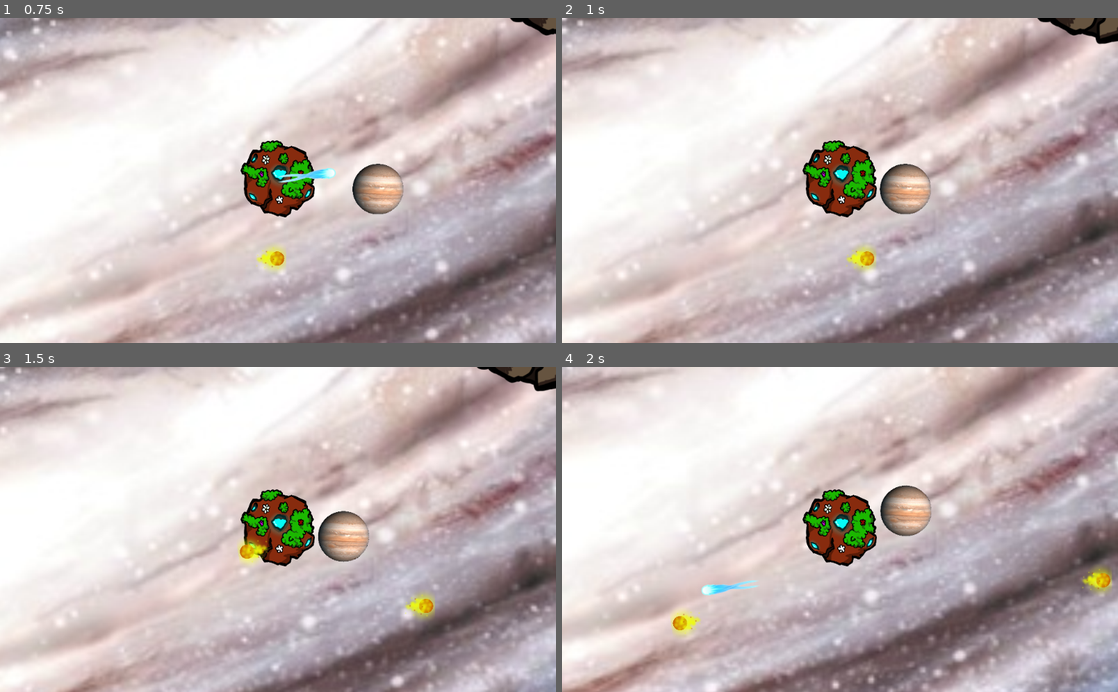
Above: before the commit, frames 1-4 (two rows, left to right).
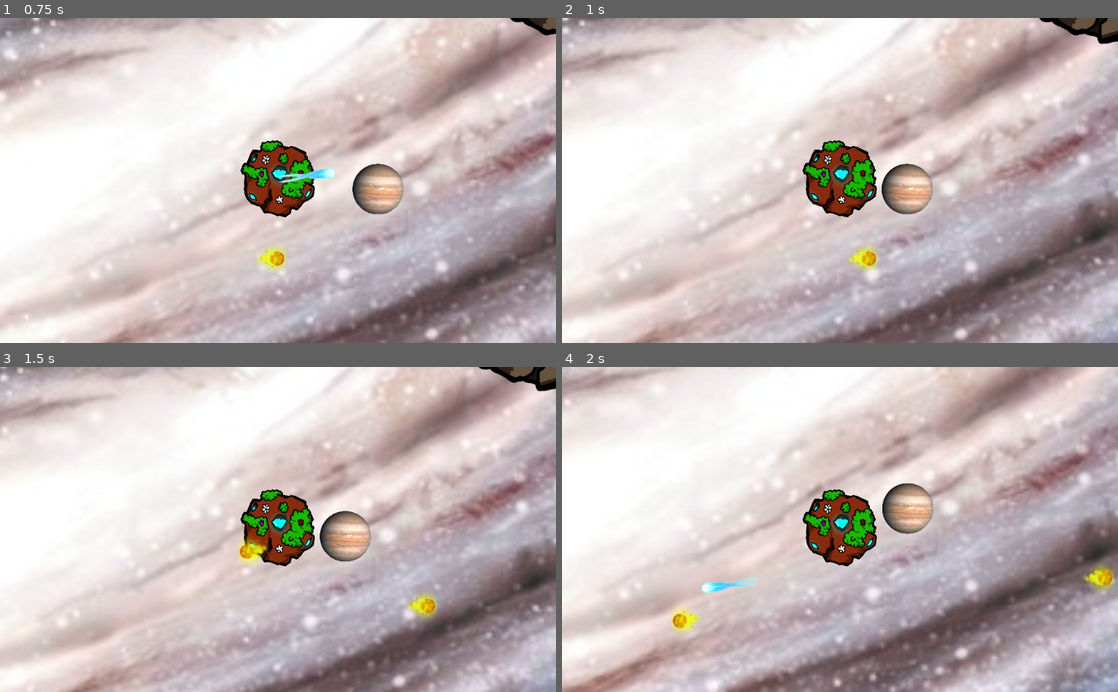
Above: after the commit, the same moments.

Repository: EddieBreeg/bubbles
Game: Godot game, scene res://src/main_scene.tscn
Same seed, same stepped clock (60 frames per second), same inputs: the game is played once before the commit and once after it.
Inputs (mouse positions are in pixels of both pictures, inside the frame that each line leads up to):
- Up to frame 1 (0.75 s): move the mouse to (400, 164) at 0.52 s; hold Right (ui_right) from 0.53 s (still down); right-click (400, 164) at 0.6 s
- Up to frame 2 (1 s): keep holding Right (ui_right); click (962, 164) at 0.8 s
- Up to frame 3 (1.5 s): move the mouse to (166, 545) at 1.27 s; release Right (ui_right) at 1.28 s; hold Down (ui_down) from 1.28 s (still down); click (166, 545) at 1.35 s
- Up to frame 4 (2 s): keep holding Down (ui_down); right-click (728, 545) at 1.55 s

Frame 1 is identical in both runs. In frame 2, 0.6% of the frame differs, in the area x 0-100%, y 0-99%; in frame 3, 0.6%; in frame 4, 2.4%, in the area x 0-100%, y 0-100%.

Commit message:
cleaned up code (a little bit)

Diff:
--- a/asteroid-proto/src/actors/Actor.gd
+++ b/asteroid-proto/src/actors/Actor.gd
@@ -21,9 +21,6 @@
 	if not hp:
 		emit_signal('die')
 
-# Called every frame. 'delta' is the elapsed time since the previous frame.
-func _process(delta):
-	pass
 
 func _physics_process(delta: float) -> void:
-	var collision = move_and_collide(velocity * delta)
+	move_and_collide(velocity * delta)
--- a/asteroid-proto/src/actors/Enemy.gd
+++ b/asteroid-proto/src/actors/Enemy.gd
@@ -19,7 +19,7 @@
 
 
 # Called every frame. 'delta' is the elapsed time since the previous frame.
-func _process(delta: float) -> void:
+func _process(_delta: float) -> void:
 	shot_flame()
 
 func _on_Enemy_die():
--- a/asteroid-proto/src/actors/Player.tscn
+++ b/asteroid-proto/src/actors/Player.tscn
@@ -4,7 +4,7 @@
 [ext_resource path="res://src/actors/Player.gd" type="Script" id=2]
 
 [sub_resource type="CircleShape2D" id=1]
-radius = 151.195
+radius = 157.667
 
 [node name="Player" type="KinematicBody2D"]
 collision_mask = 14
--- a/asteroid-proto/src/projectiles/Projectile.gd
+++ b/asteroid-proto/src/projectiles/Projectile.gd
@@ -24,5 +24,5 @@
 func _on_Projectile_body_entered(body: Node) -> void:
 	get_node("Hitbox").set_deferred('disabled', true)
 	self.hide()
-	if body.is_in_group("EnemyGroup"):
+	if body.is_in_group("EnemyGroup") or body.is_in_group('PlayerGroup'):
 		body._take_damage(damage)
